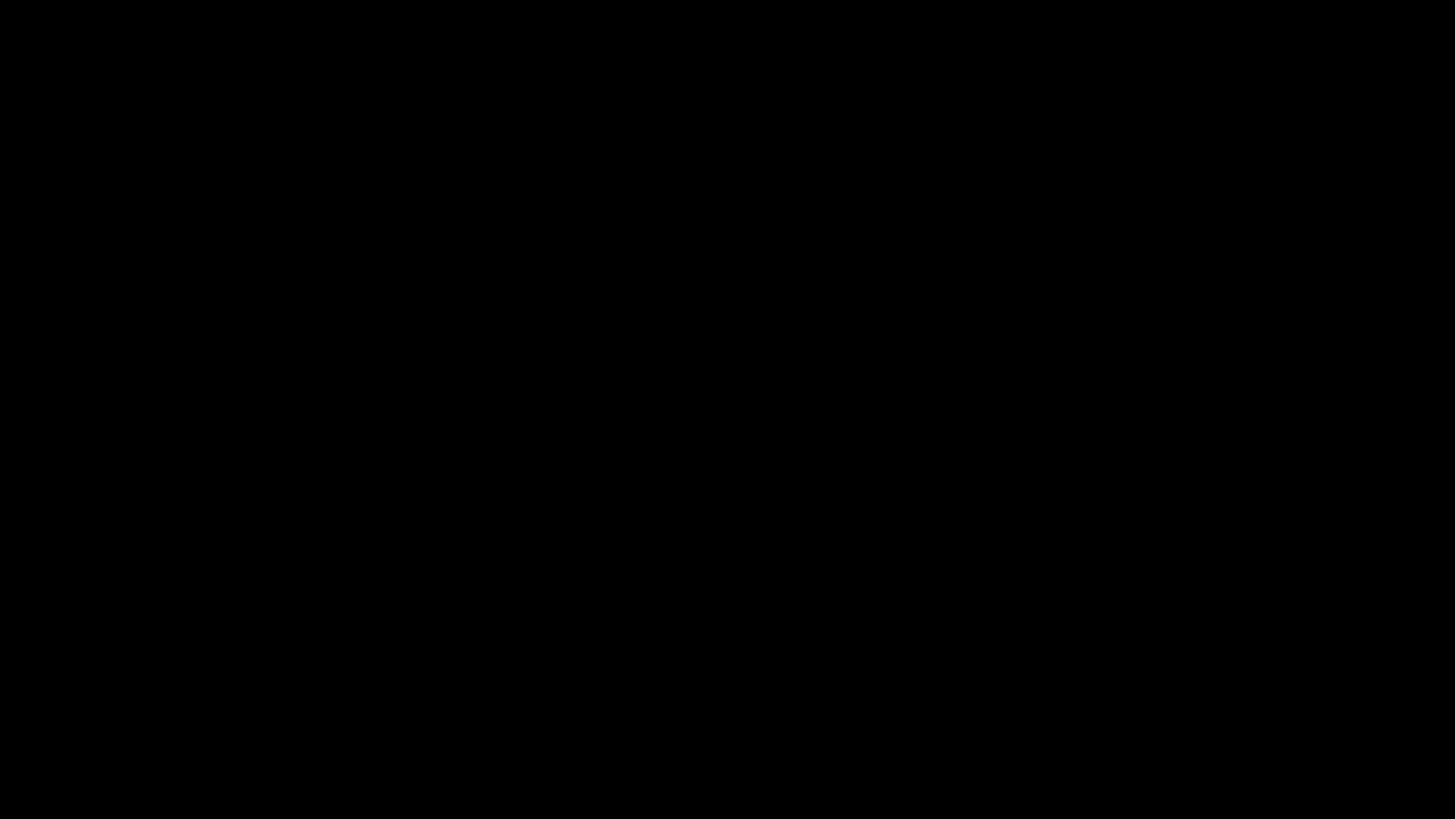
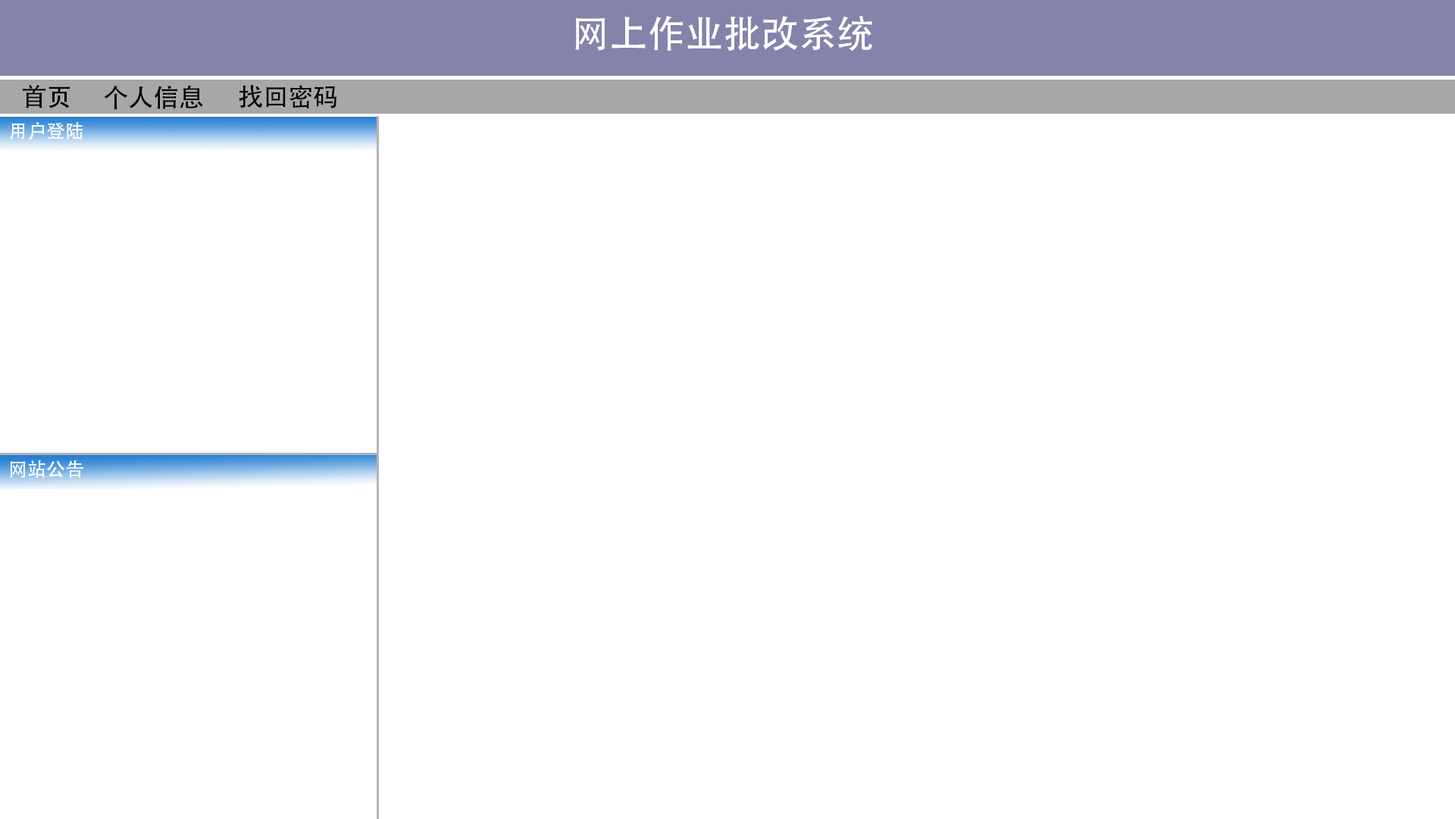
Before/after of a w=1455, h=819 layered artwork. What changed in the layer stack:
added layer "网站公告" above "用户登陆" over [9, 459, 84, 478]
added layer "用户登陆" above "网上作业批改系统" over [9, 122, 84, 141]
added layer "网上作业批改系统" above "找回密码" over [575, 15, 873, 51]
added layer "找回密码" above "个人信息" over [238, 84, 337, 109]
added layer "个人信息" above "首页" over [103, 84, 204, 110]
added layer "首页" above "图层 4" over [22, 84, 70, 109]
added layer "图层 5" above "背景" over [0, 116, 377, 489]
painted on "背景" over [0, 0, 1455, 819]
